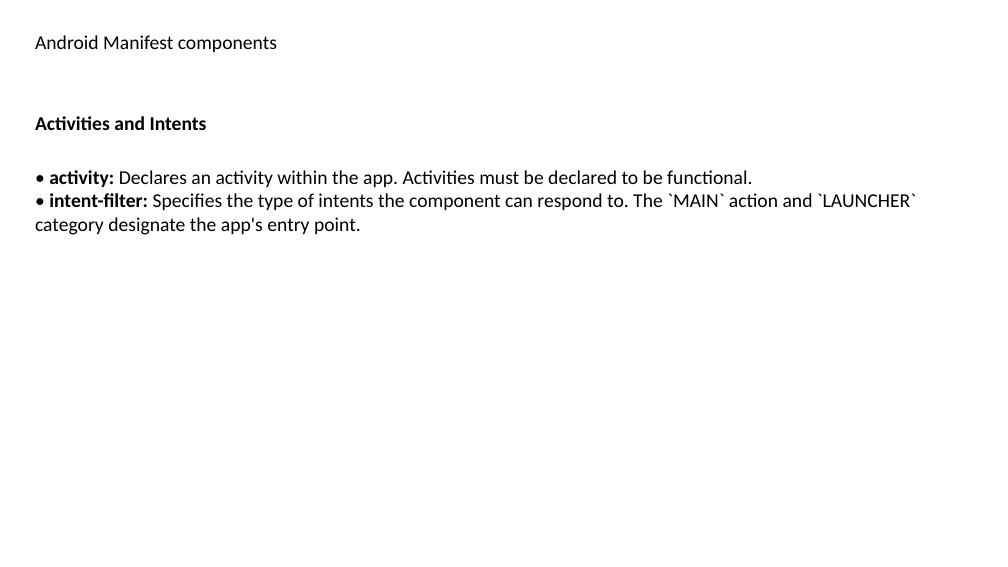
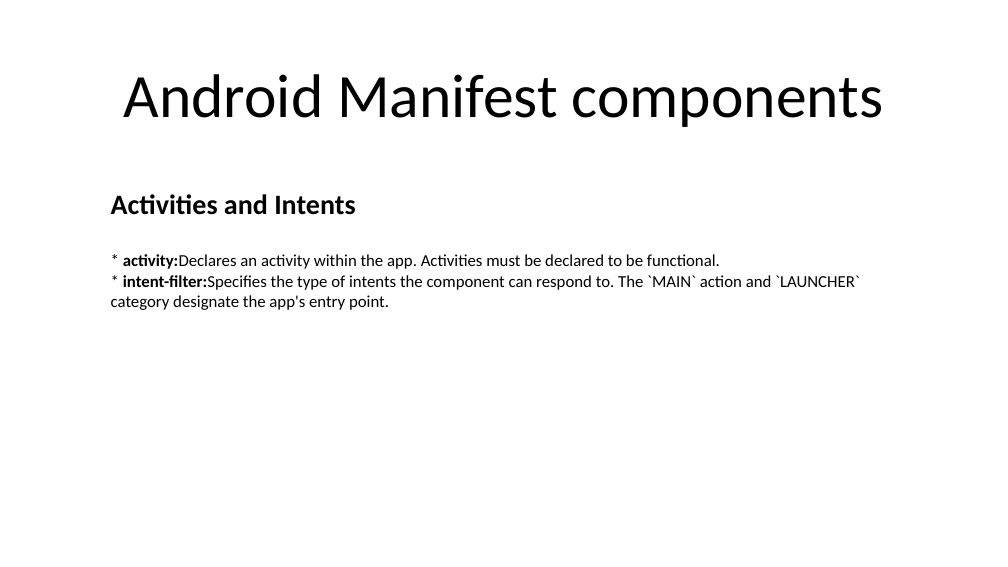
Before and after one commit to munirrudy-sg/Boring-Slide-Eradicator-inator, a slide deck: slide 9 of presentation.pptx. Drawn at 1008x567 pixels with LibreOffice and Linux fonts; fonts in the diff are those of the drawing. Boxes give left, top, right and bottom in pixels: in the first picture for what was removed or moved away, otherwise in the second. Text is boxed around its words. In the diff, an @@ line names an element or a change of style, - is before the commit and + after.

```diff
--- a/presentation.pptx
+++ b/presentation.pptx
@@ title "Android Manifest components": place and size @@
-title "Android Manifest components" at bbox=[35, 35, 277, 52]
+title "Android Manifest components" at bbox=[124, 74, 883, 127]
@@ title "Android Manifest components" at bbox=[124, 74, 883, 127]: size 14 to 44 pt; alignment left to centre; vertical alignment top to middle @@
@@ text "Activities and Intents": place and size @@
-text "Activities and Intents" at bbox=[35, 116, 916, 235]
+text "Activities and Intents" at bbox=[111, 194, 860, 310]
@@ text at bbox=[111, 194, 355, 215]: size 14 to 20 pt in "Activities and Intents" @@
@@ text at bbox=[111, 254, 860, 310]: text changed; size 14 to 12 pt @@
-• activity: Declares an activity within the app. Activities must be declared to be functional.
-• intent-filter: Specifies the type of intents the component can respond to. The `MAIN` action and `LAUNCHER` category designate the app's entry point.
+* activity:Declares an activity within the app. Activities must be declared to be functional.
+* intent-filter:Specifies the type of intents the component can respond to. The `MAIN` action and `LAUNCHER` category designate the app's entry point.
```
Also in this commit, not shown: 13 other slides changed, 1 slide added, 1 slide removed, 3 other files.
